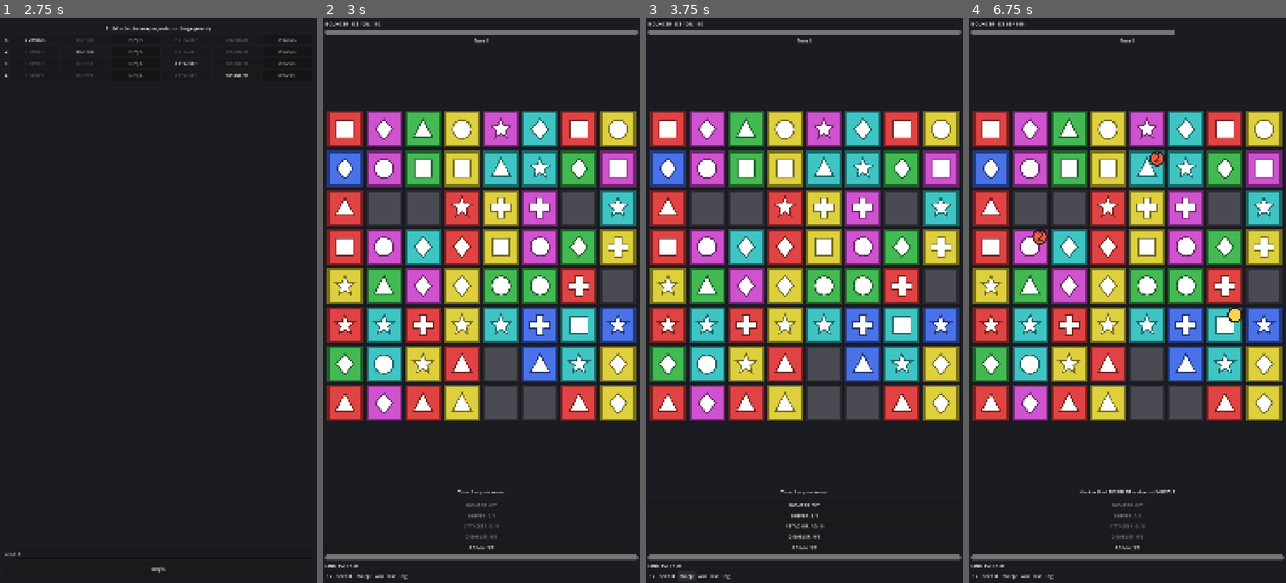
Above: before the commit, frames 1-4 (left to right).
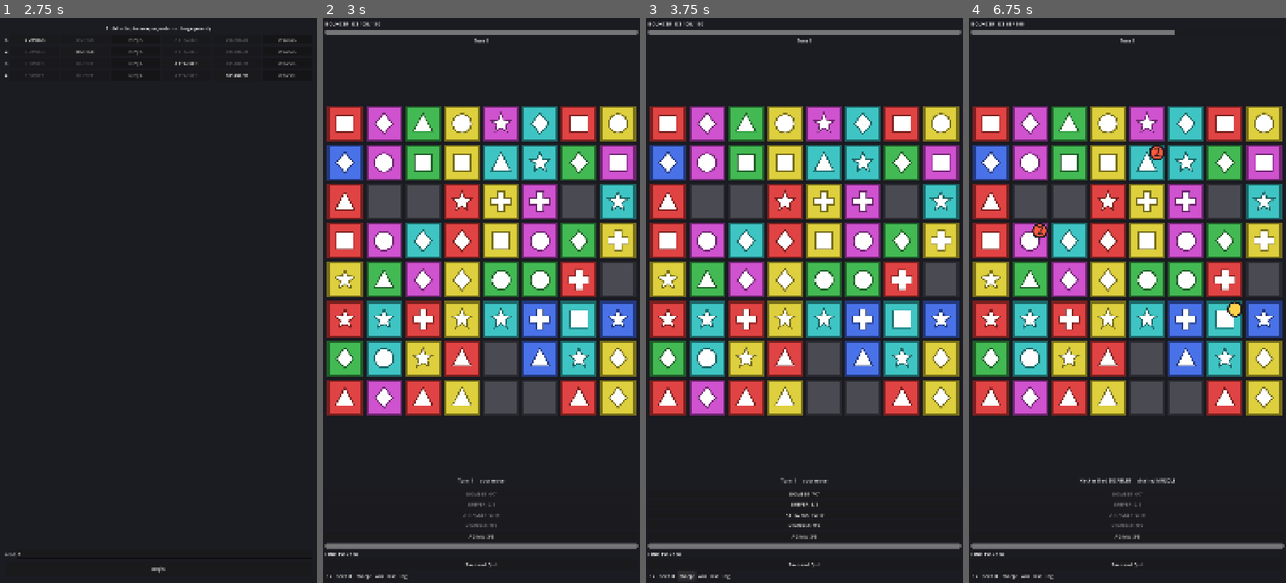
Above: after the commit, the same moments.

Repository: acpirate/1C38R34KR
Game: Godot game, scene res://scenes/main.tscn
Same seed, same stepped clock (60 frames per second), same inputs: the game is played once before the commit and once after it.
Inputs:
- Up to frame 1 (2.75 s): click "Constructed Quick Match" at 0.5 s; click "BOUNCER ICE 100 RED/GRE/YEL /…" at 1.25 s; click "BITMIRE ALL syncs generate 1 …" at 2 s
- Up to frame 2 (3 s): click "Begin" at 2.75 s
- Up to frame 3 (3.75 s): click "charge" at 3.5 s
- Up to frame 4 (6.75 s): click "BOMBER 7/7" at 4.25 s; click "BUFFER 8/8" at 5 s; click "ATTACKER 10/10" at 5.75 s; click "DISABLER 9/9" at 6.5 s

Frame 1 is identical in both runs. In frame 2, 27% of the frame differs, in the area x 0-100%, y 15-98%; in frame 3, 27%; in frame 4, 27%.

Commit message:
Phase 6: save, resume, and continuation determinism
942 tests green, parity still 150/150.

The save serializer proves itself by CONTINUATION rather than round trip. A
round trip passes with an incompletely captured RNG state, a dropped
countdown overlay, or a lost stamped area pattern -- the restored state looks
identical and then diverges the moment it is played. So the test runs a
battle to turn K, saves, restores into a fresh state, plays both to
completion, and requires the event streams to be identical. Three battles at
three different save points, all matching.

The RNG is reconstructed from its STATE rather than its seed. Resuming from
the seed would silently replay the battle from the beginning, which a
round-trip test would not notice.

Invalid saves are rejected rather than repaired: a foreign schema, a
mismatched content fingerprint, an unknown Program in the build, an unknown
phase. Identity is stored as stable IDs and immutable definitions resolve
through the fingerprint, so a content edit invalidates a save honestly
instead of quietly changing what the battle meant.

Save and Quit is refused mid-playback. GameState is already final while
events are still animating, so saving then would persist a position ahead of
what the player can see. Continue is offered on the title only for a save
this build can actually restore, and a concluded battle clears its save
rather than offering to resume a finished one.

Co-Authored-By: Claude Opus 5 <noreply@anthropic.com>

Diff:
--- a/scenes/battle/battle_screen.gd
+++ b/scenes/battle/battle_screen.gd
@@ -13,6 +13,7 @@
 ## path is painful, and without one a human cannot test at speed.
 
 signal battle_finished(winner: int)
+signal quit_requested
 
 const PLAYBACK_SPEEDS := [1.0, 2.0, 4.0, 0.25]
 
@@ -29,6 +30,7 @@
 var _program_rows: VBoxContainer
 var _deck_button: Button
 var _speed_button: Button
+var _save_button: Button
 var _log_overlay: RichTextLabel
 
 var _playing := false
@@ -119,6 +121,13 @@
 	_link_label = Label.new()
 	root.add_child(_link_bar)
 	root.add_child(_link_label)
+
+	# Save and Quit is only offered at a stable boundary — never mid-playback,
+	# when the board on screen is behind the state that would be written.
+	_save_button = Button.new()
+	_save_button.text = "Save and Quit"
+	_save_button.pressed.connect(_on_save_and_quit)
+	root.add_child(_save_button)
 
 	root.add_child(_build_debug_bar())
 
@@ -378,10 +387,27 @@
 	_deck_button.text = "%s  %d/%d" % [deck["name"], state.deck_charge, deck_cost]
 	_deck_button.disabled = state.deck_charge < deck_cost or _playing or state.has_winner()
 
+	if _save_button != null:
+		_save_button.disabled = _playing or state.has_winner()
+
 
 # ---------------------------------------------------------------------------
 # Input
 # ---------------------------------------------------------------------------
+
+## Writes the save and leaves. Refused mid-playback: `GameState` is already
+## final while events are still animating, so saving then would persist a
+## position ahead of what the player can see — and cancel any targeting, whose
+## charge has not been spent.
+func _on_save_and_quit() -> void:
+	if _playing or state.has_winner():
+		return
+	_cancel_targeting()
+	if SaveState.write(state):
+		quit_requested.emit()
+	else:
+		_message.text = "Save failed"
+
 
 func _on_program_pressed(idx: int) -> void:
 	if _playing or state.has_winner():
--- a/scenes/main.gd
+++ b/scenes/main.gd
@@ -105,6 +105,13 @@
 	var spacer := Control.new()
 	spacer.size_flags_vertical = Control.SIZE_EXPAND_FILL
 	_root.add_child(spacer)
+
+	# Continue appears only for a save this build can actually restore. A save
+	# from different content is rejected rather than offered and then failed.
+	var saved := SaveState.read()
+	if saved["ok"]:
+		var s: GameState = saved["state"]
+		_button("Continue — turn %d" % s.turn, func(): _resume(s))
 
 	_button("Constructed Quick Match", _show_system_select)
 
@@ -235,17 +242,37 @@
 # ---------------------------------------------------------------------------
 
 func _start_battle() -> void:
+	_enter_battle(Session.create_quick_match(_system_id, _host_id, _seed, _build))
+
+
+func _resume(state: GameState) -> void:
+	_enter_battle(state)
+
+
+func _enter_battle(state: GameState) -> void:
 	if _root != null:
 		_root.queue_free()
 		_root = null
 
-	var state := Session.create_quick_match(_system_id, _host_id, _seed, _build)
 	var screen := BattleScreen.new()
 	screen.setup(state)
 	screen.set_anchors_preset(Control.PRESET_FULL_RECT)
-	screen.battle_finished.connect(_show_result)
+	screen.battle_finished.connect(_on_battle_finished)
+	screen.quit_requested.connect(func():
+		# The save is written by the battle screen; this only returns to the
+		# title, which then offers Continue.
+		_content.queue_free()
+		_content = null
+		_show_title(Content.fingerprint()))
 	_content = screen
 	add_child(screen)
+
+
+func _on_battle_finished(winner: int) -> void:
+	# A concluded battle is not resumable, so its save is cleared rather than
+	# left to offer a Continue that would restore a finished battle.
+	SaveState.clear()
+	_show_result(winner)
 
 
 func _show_result(winner: int) -> void:
--- /dev/null
+++ b/scripts/logic/save.gd
@@ -0,0 +1,250 @@
+class_name SaveState
+extends RefCounted
+
+## Save serialization for an active battle.
+##
+## Schema 1 — a NEW format for a new engine. Alpha saves are not readable and
+## there is no migration path: an alpha save has no equivalent of this state and
+## restoring one would mean inventing it.
+##
+## The discipline carried over from the alpha is the valuable part:
+##
+##   - identity is stored as STABLE IDs, never as copied definitions, so
+##     immutable content resolves through the fingerprint rather than being
+##     duplicated into every save
+##   - a mismatched fingerprint, unknown ID, or stale build is REJECTED rather
+##     than silently defaulted — invalid data is never quietly repaired
+##   - RNG state is persisted, because a resumed battle must continue the same
+##     sequence an uninterrupted one would
+##
+## That last point is why the test for this is a CONTINUATION test rather than a
+## round-trip equality test: a round trip passes with an incompletely captured
+## RNG state, a dropped countdown, or a lost stamped area pattern. Continuing to
+## the end and comparing the event stream does not.
+
+const SCHEMA := 1
+const SAVE_PATH := "user://save.json"
+
+
+static func to_dict(state: GameState) -> Dictionary:
+	return {
+		"schema": SCHEMA,
+		"game_version": Content.GAME_VERSION,
+		# Immutable definitions are NOT copied in. They resolve through this
+		# fingerprint, so a content edit invalidates the save honestly instead of
+		# silently changing what the battle meant.
+		"fingerprint": Content.fingerprint(),
+		"battle_id": state.battle_id,
+		"turn": state.turn,
+		"phase": Types.PHASE_NAMES[state.phase],
+		"winner": null if state.winner == -1 else Types.SIDE_NAMES[state.winner],
+		"rng_state": state.rng.get_state(),
+		"next_id": state.next_id,
+		"next_seq": state.next_seq,
+		"hp": state.hp.duplicate(),
+		"deck_charge": state.deck_charge,
+		"units": [_units_to_array(state.units[0]), _units_to_array(state.units[1])],
+		"identity": state.identity.duplicate(true),
+		"config": _config_to_dict(state.config),
+		"board": _board_to_array(state.board),
+	}
+
+
+static func _units_to_array(units: Array) -> Array:
+	var out: Array = []
+	for u in units:
+		out.append({"program_id": u.program_id, "charge": u.charge})
+	return out
+
+
+## Enum-valued settings cross the boundary as their string forms, matching the
+## alpha's spelling so a save is readable next to one of its traces.
+static func _config_to_dict(config: Dictionary) -> Dictionary:
+	var out := config.duplicate(true)
+	out["strong_colors"] = [config["strong_colors"][0], config["strong_colors"][1]]
+	out["strong_shapes"] = [config["strong_shapes"][0], config["strong_shapes"][1]]
+	return out
+
+
+static func _board_to_array(board: Array) -> Array:
+	var out: Array = []
+	for y in Constants.BOARD_HEIGHT:
+		for x in Constants.BOARD_WIDTH:
+			var t: Tile = board[y][x]
+			# A concluded battle's board may legitimately hold gaps: resolution
+			# halts at game over rather than continuing to settle.
+			if t == null:
+				out.append(null)
+				continue
+			var rec := {"id": t.id, "kind": t.kind, "color": t.color, "shape": t.shape}
+			if t.has_special():
+				rec["special"] = _special_to_dict(t.special)
+			out.append(rec)
+	return out
+
+
+## An armed overlay carries the parameters STAMPED on it when it was armed —
+## its countdown, what it delivers, and the resolved area pattern. Persisting
+## all of it is what makes "a save, a resume, and a later detonation all agree"
+## true by construction rather than by luck.
+static func _special_to_dict(sp: Tile.Special) -> Dictionary:
+	return {
+		"type": sp.type, "owner": sp.owner, "countdown": sp.countdown,
+		"delivers": sp.delivers, "area_pattern": sp.area_pattern,
+		"magnitude": sp.magnitude, "program_id": sp.program_id, "fn_id": sp.fn_id,
+		"deal_damage": sp.deal_damage, "gain_charge": sp.gain_charge, "seq": sp.seq,
+	}
+
+
+# ---------------------------------------------------------------------------
+# Restore
+# ---------------------------------------------------------------------------
+
+## Returns `{ok, state, reason}`.
+##
+## Every rejection is explicit. Restoring a save that no longer matches its
+## content would mean inventing state, which is exactly the silent repair the
+## contract forbids.
+static func from_dict(data: Dictionary) -> Dictionary:
+	if int(data.get("schema", -1)) != SCHEMA:
+		return _reject("save schema %s is not %d" % [data.get("schema", "absent"), SCHEMA])
+	if str(data.get("fingerprint", "")) != Content.fingerprint():
+		return _reject("content fingerprint does not match this build")
+
+	var s := GameState.new()
+	s.battle_id = str(data["battle_id"])
+	s.turn = int(data["turn"])
+	s.phase = Types.value_of(Types.PHASE_NAMES, str(data["phase"]))
+	if s.phase < 0:
+		return _reject("unknown phase '%s'" % data["phase"])
+
+	var winner = data.get("winner", null)
+	s.winner = -1 if winner == null else Types.value_of(Types.SIDE_NAMES, str(winner))
+
+	# The RNG is reconstructed FROM ITS STATE, not from the original seed:
+	# makeRNG(state) resumes the exact sequence, which is what continuation
+	# determinism rests on.
+	s.rng = Rng.new(int(data["rng_state"]))
+	s.next_id = int(data["next_id"])
+	s.next_seq = int(data["next_seq"])
+	s.deck_charge = int(data["deck_charge"])
+	s.hp = [int(data["hp"][0]), int(data["hp"][1])]
+	s.identity = (data["identity"] as Dictionary).duplicate(true)
+	s.config = _config_from_dict(data["config"])
+
+	var units := _units_from_array(data["units"])
+	if not units["ok"]:
+		return _reject(units["reason"])
+	s.units = units["units"]
+
+	s.board = _board_from_array(data["board"])
+	return {"ok": true, "state": s, "reason": ""}
+
+
+static func _reject(reason: String) -> Dictionary:
+	return {"ok": false, "state": null, "reason": reason}
+
+
+## A Program ID that no longer resolves means the content changed under the
+## save. Rejected rather than dropped: a battle missing a Program from its build
+## is not the battle that was saved.
+static func _units_from_array(raw: Array) -> Dictionary:
+	var sides: Array = []
+	for side_raw in raw:
+		var side: Array = []
+		for u in (side_raw as Array):
+			var pid := str(u["program_id"])
+			if Content.program(pid).is_empty():
+				return {"ok": false, "reason": "save references unknown Program '%s'" % pid}
+			side.append(GameState.UnitState.new(pid, int(u["charge"])))
+		sides.append(side)
+	return {"ok": true, "units": sides, "reason": ""}
+
+
+static func _config_from_dict(raw: Dictionary) -> Dictionary:
+	var out := raw.duplicate(true)
+	# JSON gives every number as a float; the settings are compared and used as
+	# ints and bools, so they are coerced back here rather than at each use.
+	for key in ["player_hp", "enemy_hp", "manual_hacker_link", "manual_system_ice", "hint_delay_seconds"]:
+		if out.has(key) and out[key] != null:
+			out[key] = int(out[key])
+	if out.has("max_cascade_steps") and out["max_cascade_steps"] != null:
+		out["max_cascade_steps"] = int(out["max_cascade_steps"])
+	for side in 2:
+		out["strong_colors"][side] = _to_int_array(out["strong_colors"][side])
+		out["strong_shapes"][side] = _to_int_array(out["strong_shapes"][side])
+	return out
+
+
+static func _to_int_array(raw) -> Array:
+	var out: Array = []
+	for v in (raw as Array):
+		out.append(int(v))
+	return out
+
+
+static func _board_from_array(raw: Array) -> Array:
+	var board := BoardOps.empty_board()
+	for i in raw.size():
+		var rec = raw[i]
+		if rec == null:
+			continue
+		var x := i % Constants.BOARD_WIDTH
+		var y := i / Constants.BOARD_WIDTH
+		var t := Tile.new()
+		t.id = int(rec["id"])
+		t.kind = int(rec["kind"])
+		t.color = int(rec["color"])
+		t.shape = int(rec["shape"])
+		if rec.has("special"):
+			t.special = _special_from_dict(rec["special"])
+		board[y][x] = t
+	return board
+
+
+static func _special_from_dict(raw: Dictionary) -> Tile.Special:
+	var sp := Tile.Special.new()
+	sp.type = int(raw["type"])
+	sp.owner = int(raw["owner"])
+	sp.countdown = int(raw["countdown"])
+	sp.delivers = str(raw["delivers"])
+	sp.area_pattern = str(raw["area_pattern"])
+	sp.magnitude = int(raw["magnitude"])
+	sp.program_id = str(raw["program_id"])
+	sp.fn_id = str(raw["fn_id"])
+	sp.deal_damage = int(raw["deal_damage"])
+	sp.gain_charge = int(raw["gain_charge"])
+	sp.seq = int(raw["seq"])
+	return sp
+
+
+# ---------------------------------------------------------------------------
+# Storage
+# ---------------------------------------------------------------------------
+
+static func write(state: GameState) -> bool:
+	var f := FileAccess.open(SAVE_PATH, FileAccess.WRITE)
+	if f == null:
+		push_error("cannot write %s" % SAVE_PATH)
+		return false
+	f.store_string(JSON.stringify(to_dict(state)))
+	f.close()
+	return true
+
+
+static func read() -> Dictionary:
+	if not FileAccess.file_exists(SAVE_PATH):
+		return _reject("no save present")
+	var f := FileAccess.open(SAVE_PATH, FileAccess.READ)
+	if f == null:
+		return _reject("cannot read %s" % SAVE_PATH)
+	var parsed = JSON.parse_string(f.get_as_text())
+	f.close()
+	if typeof(parsed) != TYPE_DICTIONARY:
+		return _reject("save is not valid JSON")
+	return from_dict(parsed)
+
+
+static func clear() -> void:
+	if FileAccess.file_exists(SAVE_PATH):
+		DirAccess.remove_absolute(ProjectSettings.globalize_path(SAVE_PATH))
--- /dev/null
+++ b/tests/test_save.gd
@@ -0,0 +1,253 @@
+extends RefCounted
+
+## Save/resume determinism (D-022).
+##
+## The important test here is CONTINUATION, not round-trip equality. A round
+## trip passes with an incompletely captured RNG state, a dropped countdown
+## overlay, or a lost stamped area pattern — the restored state looks identical
+## and then diverges the moment it is played.
+##
+## So: run a battle to turn K, save, restore into a fresh state, play both to
+## completion, and require the resulting event streams to be identical. Only the
+## continuation can see what the snapshot missed.
+
+const BUILD: Array[String] = ["PRG_H_001", "PRG_H_002", "PRG_H_005", "PRG_H_006"]
+
+
+func run(t: TestCase) -> void:
+	var loader := ContentLoader.new()
+	var result := loader.load_all()
+	if not result["ok"]:
+		t.group("save")
+		t.check("content loads", false)
+		return
+	Content.set_active(result["content"])
+	Passives.clear_cache()
+
+	_test_round_trip(t)
+	_test_rejections(t)
+	_test_resume_determinism(t)
+
+	Content.clear()
+	Passives.clear_cache()
+
+
+## The cheap check. Necessary but not sufficient — see the continuation test.
+func _test_round_trip(t: TestCase) -> void:
+	t.group("save / round trip")
+	var state := Session.create_quick_match("SYS_01", "HST_01", 5, BUILD)
+	var game := Game.new(state)
+	game.start_player_phase()
+
+	# Play a few turns so the state is genuinely mid-battle: charge accumulated,
+	# board disturbed, RNG advanced.
+	_advance(game, state, 3)
+
+	var restored := SaveState.from_dict(SaveState.to_dict(state))
+	t.check("a mid-battle save restores", restored["ok"])
+	if not restored["ok"]:
+		printerr("        %s" % restored["reason"])
+		return
+
+	var r: GameState = restored["state"]
+	t.eq("turn", r.turn, state.turn)
+	t.eq("Hacker LINK", r.hp[Types.Side.PLAYER], state.hp[Types.Side.PLAYER])
+	t.eq("System ICE", r.hp[Types.Side.ENEMY], state.hp[Types.Side.ENEMY])
+	t.eq("Deck charge", r.deck_charge, state.deck_charge)
+	# The RNG is restored from its STATE, not its seed — resuming from the seed
+	# would replay the battle from the beginning.
+	t.eq("RNG state", r.rng.get_state(), state.rng.get_state())
+	t.eq("Packet id counter", r.next_id, state.next_id)
+	t.eq("overlay sequence counter", r.next_seq, state.next_seq)
+
+	for side in 2:
+		var a: Array = state.units[side]
+		var b: Array = r.units[side]
+		t.eq("unit count side %d" % side, b.size(), a.size())
+		for i in a.size():
+			t.eq("side %d unit %d charge" % [side, i], b[i].charge, a[i].charge)
+
+	var board_matches := true
+	for y in Constants.BOARD_HEIGHT:
+		for x in Constants.BOARD_WIDTH:
+			var o: Tile = state.board[y][x]
+			var n: Tile = r.board[y][x]
+			if (o == null) != (n == null):
+				board_matches = false
+				continue
+			if o == null:
+				continue
+			if o.id != n.id or o.kind != n.kind or o.color != n.color or o.shape != n.shape:
+				board_matches = false
+			if o.has_special() != n.has_special():
+				board_matches = false
+			elif o.has_special():
+				# Every stamped parameter must survive, or a later detonation
+				# resolves under different rules than the ones it was armed with.
+				if o.special.seq != n.special.seq or o.special.countdown != n.special.countdown \
+					or o.special.area_pattern != n.special.area_pattern \
+					or o.special.delivers != n.special.delivers \
+					or o.special.magnitude != n.special.magnitude:
+					board_matches = false
+	t.check("board and overlays restore exactly", board_matches)
+
+
+## Invalid saves are rejected, never silently repaired.
+func _test_rejections(t: TestCase) -> void:
+	t.group("save / rejections")
+	var state := Session.create_quick_match("SYS_01", "HST_01", 5, BUILD)
+
+	var wrong_schema := SaveState.to_dict(state)
+	wrong_schema["schema"] = 99
+	t.check("a foreign schema is rejected", not SaveState.from_dict(wrong_schema)["ok"])
+
+	# A save whose content no longer matches is rejected rather than restored
+	# against different rules than it was made under.
+	var wrong_fingerprint := SaveState.to_dict(state)
+	wrong_fingerprint["fingerprint"] = "deadbeef-0"
+	var r := SaveState.from_dict(wrong_fingerprint)
+	t.check("a mismatched fingerprint is rejected", not r["ok"])
+	t.check("and says why", str(r["reason"]).contains("fingerprint"))
+
+	var stale_build := SaveState.to_dict(state)
+	stale_build["units"][0][0]["program_id"] = "PRG_H_999"
+	t.check("an unknown Program is rejected", not SaveState.from_dict(stale_build)["ok"])
+
+	var bad_phase := SaveState.to_dict(state)
+	bad_phase["phase"] = "nonsense"
+	t.check("an unknown phase is rejected", not SaveState.from_dict(bad_phase)["ok"])
+
+
+## THE test. A save that restores perfectly and then plays differently is worse
+## than one that fails loudly, because the divergence surfaces far from its
+## cause.
+func _test_resume_determinism(t: TestCase) -> void:
+	t.group("save / resume continues identically")
+
+	for spec in [["SYS_01", "HST_01", 3, 2], ["SYS_02", "HST_04", 11, 3], ["SYS_03", "HST_05", 21, 4]]:
+		var sys := str(spec[0])
+		var host := str(spec[1])
+		var seed_value := int(spec[2])
+		var save_after := int(spec[3])
+
+		# Uninterrupted: play to the end, recording everything after turn K.
+		var a_state := Session.create_quick_match(sys, host, seed_value, BUILD)
+		var a_game := Game.new(a_state)
+		a_game.start_player_phase()
+		_advance(a_game, a_state, save_after)
+		var uninterrupted := _finish(a_game, a_state)
+
+		# Interrupted: identical battle, saved at turn K, restored, then finished.
+		var b_state := Session.create_quick_match(sys, host, seed_value, BUILD)
+		var b_game := Game.new(b_state)
+		b_game.start_player_phase()
+		_advance(b_game, b_state, save_after)
+
+		var restored := SaveState.from_dict(SaveState.to_dict(b_state))
+		if not restored["ok"]:
+			t.check("%s/%s seed %d saves at turn %d" % [sys, host, seed_value, save_after], false)
+			continue
+		var resumed: GameState = restored["state"]
+		var resumed_events := _finish(Game.new(resumed), resumed)
+
+		t.eq_seq(
+			"%s/%s seed %d resumed after turn %d plays identically" % [sys, host, seed_value, save_after],
+			resumed_events, uninterrupted,
+		)
+
+
+## Plays `turns` complete turns, or stops early if the battle ends.
+func _advance(game: Game, state: GameState, turns: int) -> void:
+	for i in turns:
+		if state.has_winner():
+			return
+		_fire_ready(game, state)
+		if state.has_winner():
+			return
+		var mv := Bot.pick_move(state.board, state.config)
+		if mv.is_empty():
+			return
+		game.attempt_swap(mv["a"], mv["b"])
+		if state.has_winner():
+			return
+		game.run_enemy_phase()
+		if state.has_winner():
+			return
+		game.start_player_phase()
+
+
+## Plays to completion, returning a compact signature of every event — enough
+## to catch a divergence, small enough to diff readably.
+func _finish(game: Game, state: GameState) -> Array:
+	var out: Array = []
+	var safety := 0
+	while not state.has_winner() and safety < 500:
+		safety += 1
+		_collect(out, _fire_ready_events(game, state))
+		if state.has_winner():
+			break
+		var mv := Bot.pick_move(state.board, state.config)
+		if mv.is_empty():
+			break
+		_collect(out, game.attempt_swap(mv["a"], mv["b"])["events"])
+		if state.has_winner():
+			break
+		_collect(out, game.run_enemy_phase())
+		if state.has_winner():
+			break
+		_collect(out, game.start_player_phase())
+	# The final board and LINK/ICE are appended so a divergence in state that
+	# somehow produced identical events would still be caught.
+	out.append("final %d/%d turn %d winner %d" % [
+		state.hp[Types.Side.PLAYER], state.hp[Types.Side.ENEMY], state.turn, state.winner,
+	])
+	return out
+
+
+func _collect(out: Array, events: Array) -> void:
+	for ev in events:
+		out.append(TraceNorm.stringify(TraceNorm.normalize_event(ev)))
+
+
+func _fire_ready(game: Game, state: GameState) -> void:
+	_fire_ready_events(game, state)
+
+
+func _fire_ready_events(game: Game, state: GameState) -> Array:
+	var out: Array = []
+	var units: Array = state.units[Types.Side.PLAYER]
+	for i in units.size():
+		if state.has_winner():
+			break
+		var u: GameState.UnitState = units[i]
+		var prog := Content.program(u.program_id)
+		if u.charge < int(prog["cost"]):
+			continue
+		out.append_array(game.fire_program(i, _target_for(state, prog["fn"])))
+	if not state.has_winner():
+		var deck := Content.deck(state.identity["deck_id"])
+		if state.deck_charge >= int(deck["fn"]["cost"]):
+			out.append_array(game.fire_deck_function(_target_for(state, deck["fn"])))
+	return out
+
+
+func _target_for(state: GameState, fn: Dictionary):
+	var plan: Array = fn["plan"]
+	if plan.is_empty():
+		return null
+	match plan[0]["target"]:
+		Types.TargetKind.UNIT:
+			var enemy: Array = state.units[Types.Side.ENEMY]
+			var best := 0
+			for i in enemy.size():
+				if enemy[i].charge > enemy[best].charge:
+					best = i
+			return {"kind": Types.TargetKind.UNIT, "idx": best}
+		Types.TargetKind.PACKET:
+			for y in Constants.BOARD_HEIGHT:
+				for x in Constants.BOARD_WIDTH:
+					if state.board[y][x] != null:
+						return {"kind": Types.TargetKind.PACKET, "p": Vector2i(x, y)}
+			return null
+		_:
+			return null
--- a/tools/run_tests.gd
+++ b/tools/run_tests.gd
@@ -26,6 +26,8 @@
 	"res://tests/test_charge_routing.gd",
 	# Phase 5 — presentation.
 	"res://tests/test_presentation.gd",
+	# Phase 6 — persistence.
+	"res://tests/test_save.gd",
 	"res://tests/test_layer_purity.gd",
 	"res://tests/test_data_present.gd",
 ]
Not shown, added: scripts/logic/save.gd.uid
Not shown, added: tests/test_save.gd.uid
